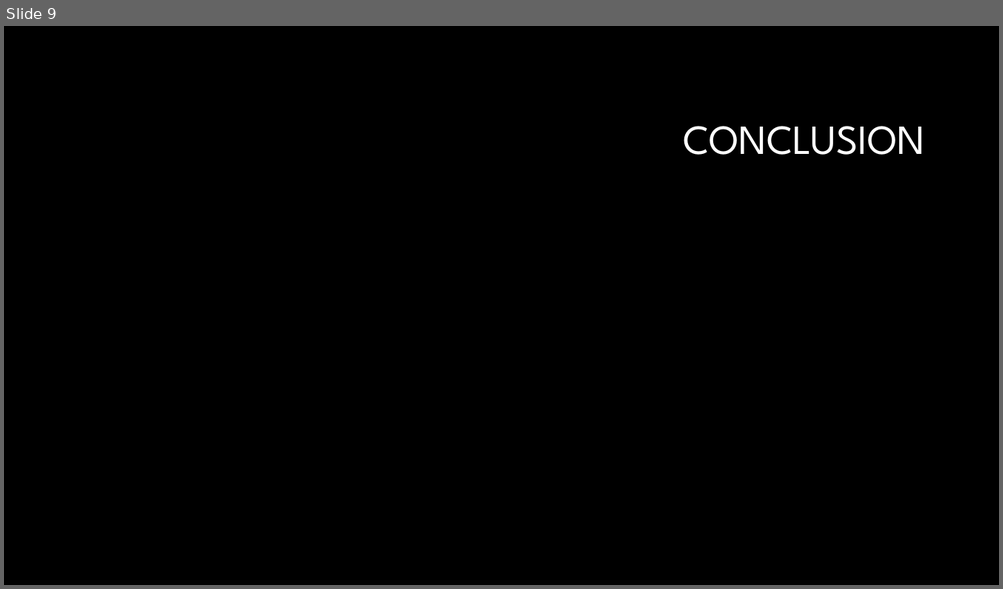
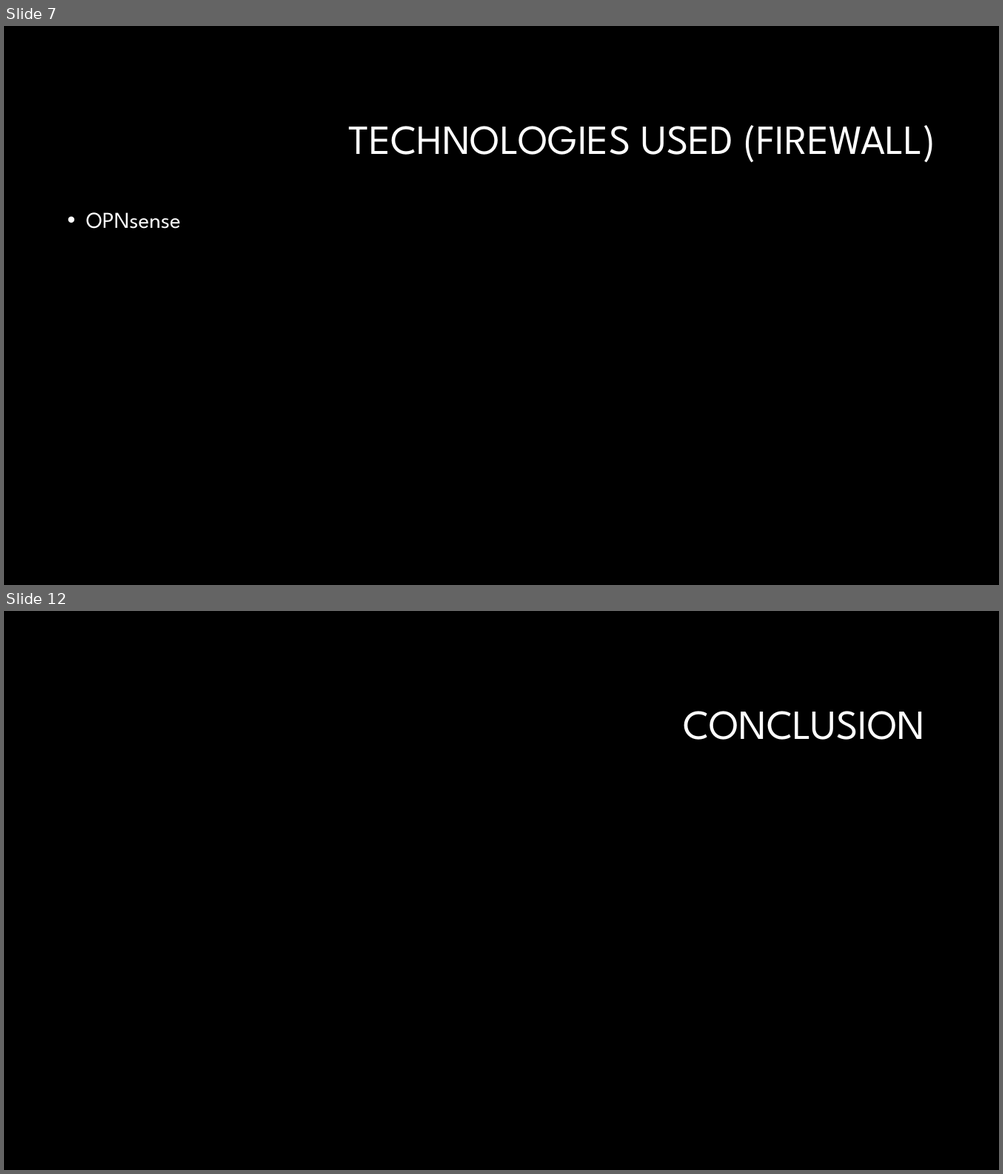
Before and after one commit to supertrey2004/Secure-Multi-Layer-Network-Project---Capstone, a slide deck: Docs/other/Slideshow.pptx. Shown one above the other, each under a label of ours: slide 9 before the commit, slides 7 and 12 after it; the slides between them are not shown. The pictures are 1003x589 and 1003x1174 pixels, drawn with LibreOffice and Linux fonts; fonts in the diff are those of the drawing; background and template pictures are left out. Boxes give left, top, right and bottom in pixels: in the first picture for what was removed or moved away, otherwise in the second. Text is boxed around its words. In the diff, an @@ line names an element or a change of style, - is before the commit and + after.

```diff
--- a/Docs/other/Slideshow.pptx
+++ b/Docs/other/Slideshow.pptx
@@ slide 7 added at box(4, 26, 999, 585), background #000000 @@
@@ title added at box(349, 125, 935, 162), 40 pt, text #FFFFFF @@
+TECHNOLOGIES USED (FIREWALL)
@@ text added at box(86, 212, 181, 229), 22 pt, text #FFFFFF @@
+• OPNsense
@@ what was slide 9 is now slide 12 @@
```
Also in this commit, not shown: 6 slides changed, 2 other slides added, 12 other files.
